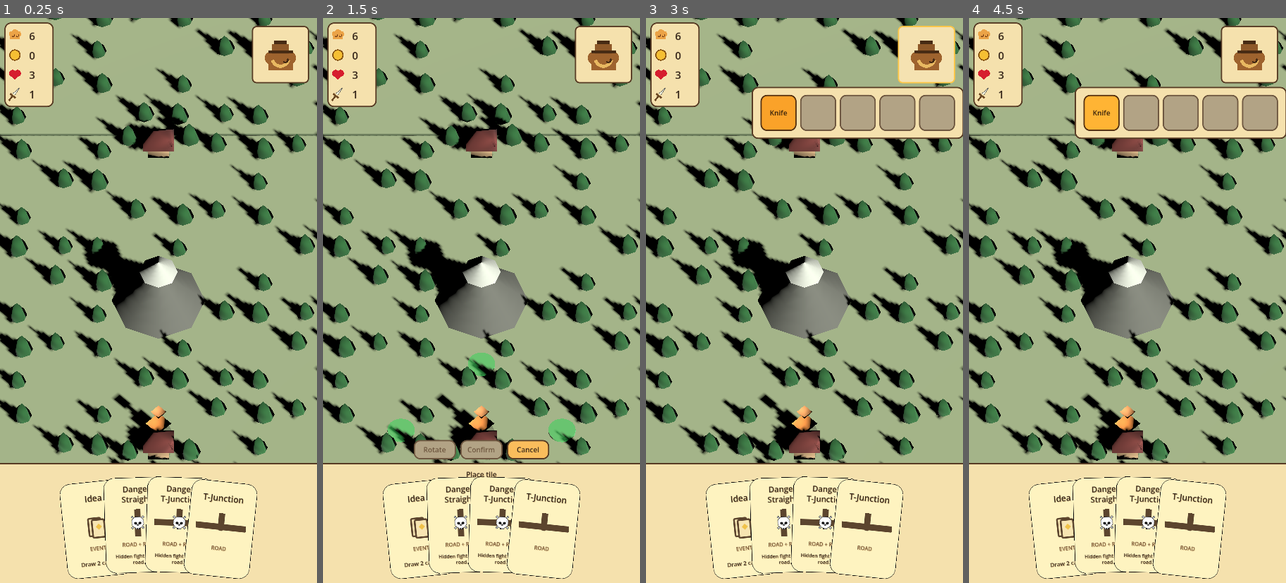
Above: before the commit, frames 1-4 (left to right).
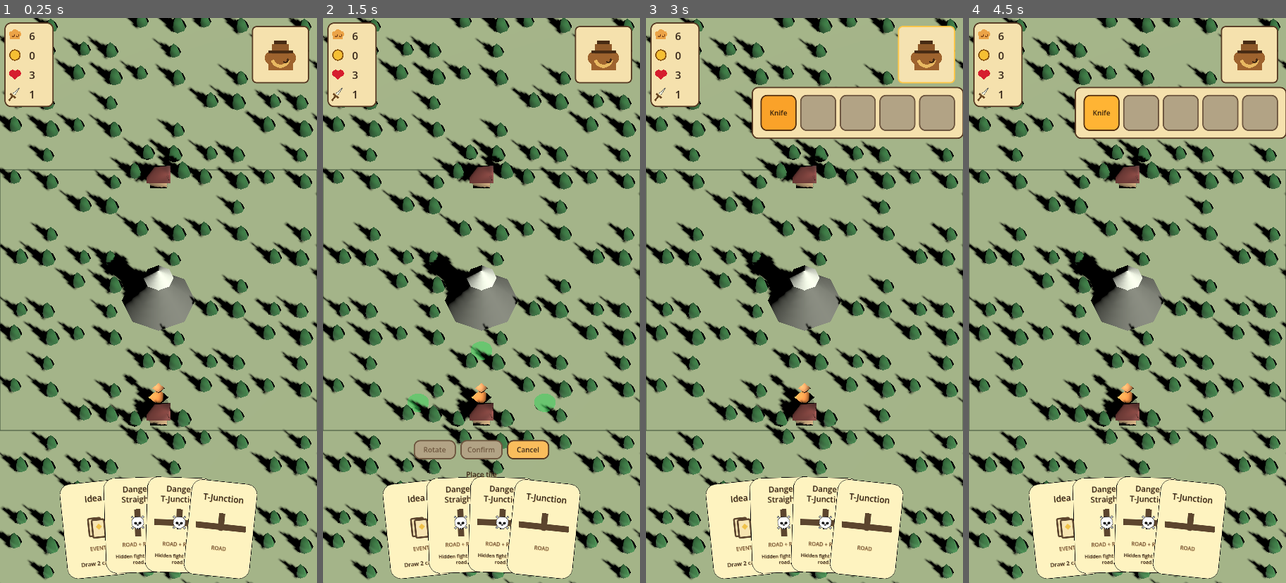
Above: after the commit, the same moments.

Repository: Reicher/The-Road-North
Game: Godot game, scene res://scenes/main.tscn
Same seed, same stepped clock (60 frames per second), same inputs: the game is played once before the commit and once after it.
Inputs (mouse positions are in pixels of both pictures, inside the frame that each line leads up to):
- Up to frame 1 (0.25 s): no input
- Up to frame 2 (1.5 s): tap Enter at 0.5 s; drag from (481, 520) to (513, 176) at 0.52 s; click "Use" at 1.25 s
- Up to frame 3 (3 s): click "Cancel" at 2 s; click (924, 51) at 2.75 s
- Up to frame 4 (4.5 s): click "Knife" at 3.5 s; click "Knife" at 4.25 s

The runs differ from the first frame. In frame 1, 44% of the frame differs, in the area x 0-100%, y 0-100%; in frame 2, 43%; in frame 3, 40%; in frame 4, 40%.

Commit message:
Remove hand panel background

Diff:
--- a/scenes/level.tscn
+++ b/scenes/level.tscn
@@ -48,7 +48,6 @@
 script = ExtResource("4_tbxl1")
 map_path = NodePath("../Map")
 player_path = NodePath("../Player")
-reserved_bottom_path = NodePath("../UI/Hand")
 
 [node name="Sun" type="DirectionalLight3D" parent="."]
 transform = Transform3D(0.707107, -0.353553, 0.612372, 0, 0.866025, 0.5, -0.707107, -0.353553, 0.612372, 0, 0, 0)
--- a/scripts/hand_ui.gd
+++ b/scripts/hand_ui.gd
@@ -11,6 +11,7 @@
 @export var demo_cards_enabled := true
 @export var card_size := Vector2(150.0, 216.0)
 @export var bottom_margin := 28.0
+@export var show_panel_background := false
 @export var panel_color := Color.TRANSPARENT
 @export_range(0.0, 1.0, 0.01) var focused_lift_ratio := 0.28
 @export var focused_scale := 1.12
@@ -47,6 +48,8 @@
 
 
 func _draw() -> void:
+	if not show_panel_background:
+		return
 	var fill := panel_color if panel_color != Color.TRANSPARENT else UIStyle.panel_fill(self)
 	UIStyle.draw_panel(self, Rect2(Vector2.ZERO, size).grow_individual(12.0, 0.0, 12.0, 12.0), fill, UIStyle.panel_border(self))
 
